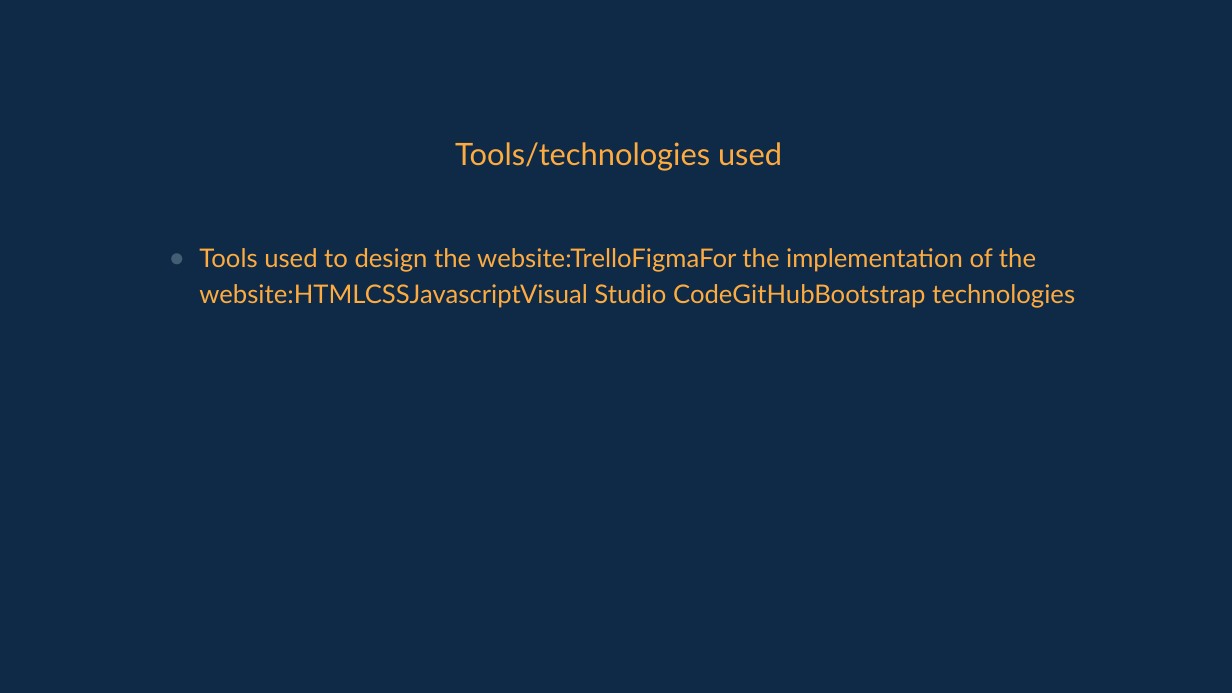
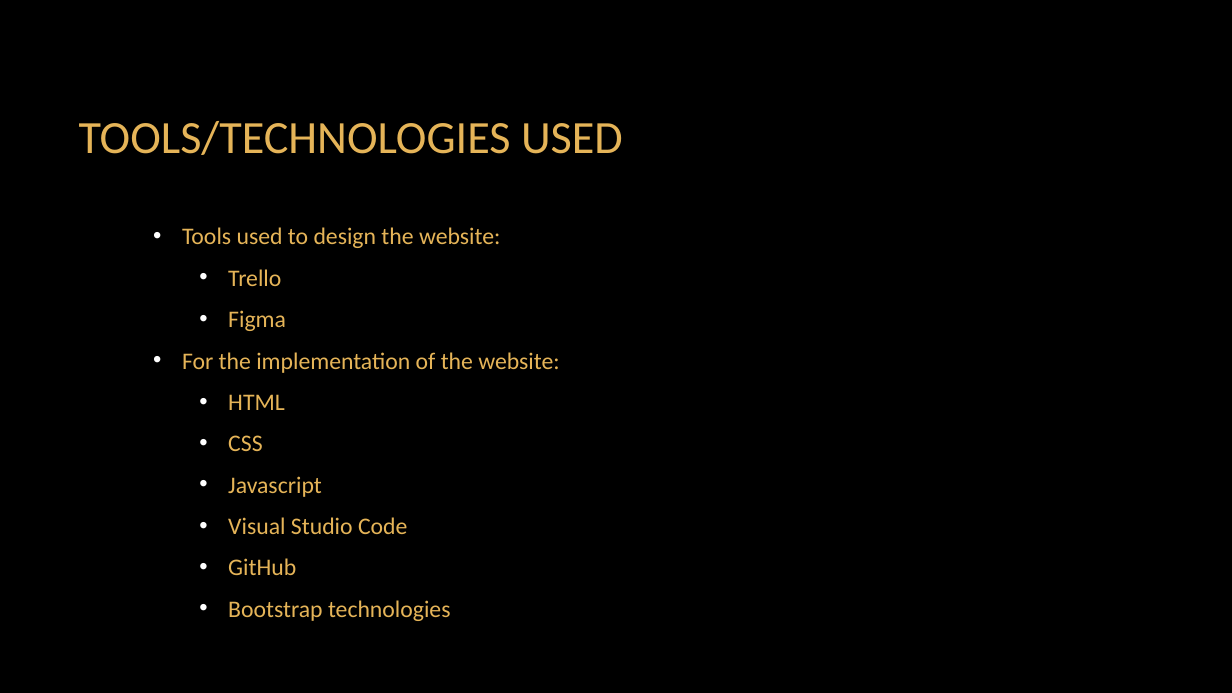
Before and after one commit to VarosiBendeguz/projektCuccli, a slide deck: slide 17 of pages/weboldal/ppt/england_is_my_city.pptx. Drawn at 1232x693 pixels with LibreOffice and Linux fonts; fonts in the diff are those of the drawing; background and template pictures are left out. Boxes give left, top, right and bottom in pixels: in the first picture for what was removed or moved away, otherwise in the second. Text is boxed around its words. In the diff, an @@ line names an element or a change of style, - is before the commit and + after.

```diff
--- a/pages/weboldal/ppt/england_is_my_city.pptx
+++ b/pages/weboldal/ppt/england_is_my_city.pptx
@@ background #0E2A47 to picture (left out) @@
@@ title "TOOLS/TECHNOLOGIES USED" at [79, 121, 623, 155]: vertical alignment top to middle @@
@@ title at [79, 121, 623, 155]: text changed; size 24 to 36 pt; font Lato to Calibri; text colour #FFAB40 to #E5B458 @@
-Tools/technologies used
+TOOLS/TECHNOLOGIES USED
@@ text "Tools used to design the ..." at [182, 227, 559, 621]: vertical alignment top to middle @@
@@ text at [182, 227, 559, 621]: text changed; size 20 to 18.5 pt; font Lato to Calibri; text colour #FFAB40 to #E5B458 @@
-● Tools used to design the website:TrelloFigmaFor the implementation of the website:HTMLCSSJavascriptVisual Studio CodeGitHubBootstrap technologies
+• Tools used to design the website:
+  • Trello
+  • Figma
+• For the implementation of the website:
+  • HTML
+  • CSS
+  • Javascript
+  • Visual Studio Code
+  • GitHub
+  • Bootstrap technologies
```
Also in this commit, not shown: 26 other slides changed.
